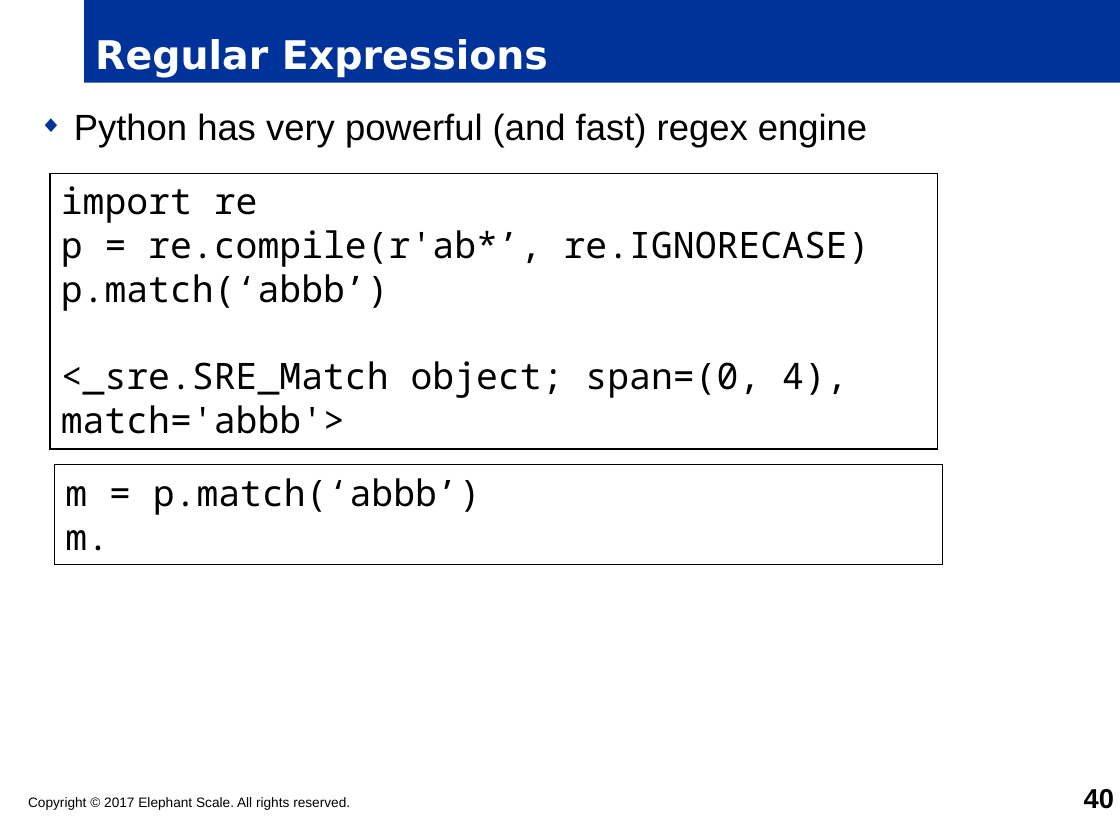
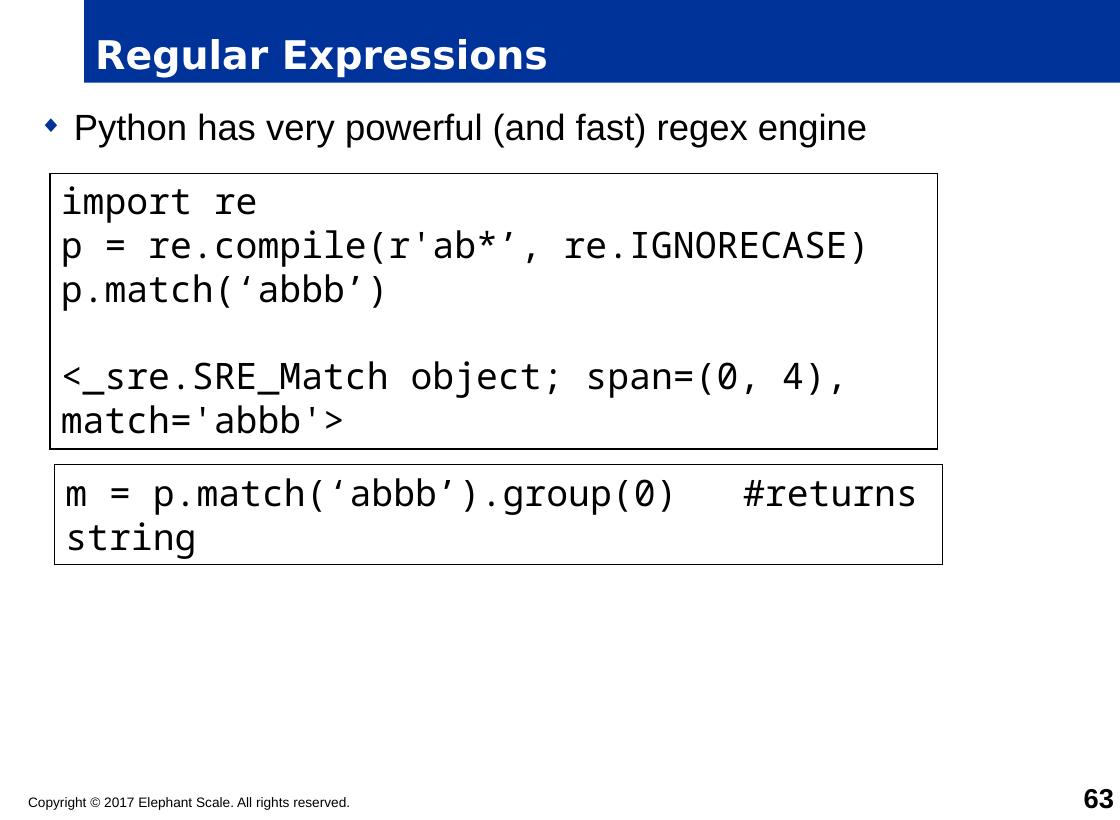
Before and after one commit to timfox456/container-resources, a slide deck: slide 63 of python/python-master/PYTHON-LanguageBasics.pptx (slide 40 before the commit). Drawn at 1120x820 pixels with LibreOffice and Linux fonts; fonts in the diff are those of the drawing; background and template pictures are left out. Boxes give left, top, right and bottom in pixels: in the first picture for what was removed or moved away, otherwise in the second. Text is boxed around its words. In the diff, an @@ line names an element or a change of style, - is before the commit and + after.

```diff
--- a/python/python-master/PYTHON-LanguageBasics.pptx
+++ b/python/python-master/PYTHON-LanguageBasics.pptx
@@ text in rectangle at bbox=[65, 478, 918, 515]: text changed @@
-m = p.match(‘abbb’)
-m.
+m = p.match(‘abbb’).group(0) #returns string
@@ page number at bbox=[1084, 789, 1114, 809]: text changed @@
-40
+63
```
Also in this commit, not shown: 1 other slide changed, 28 slides added, 6 other files.
